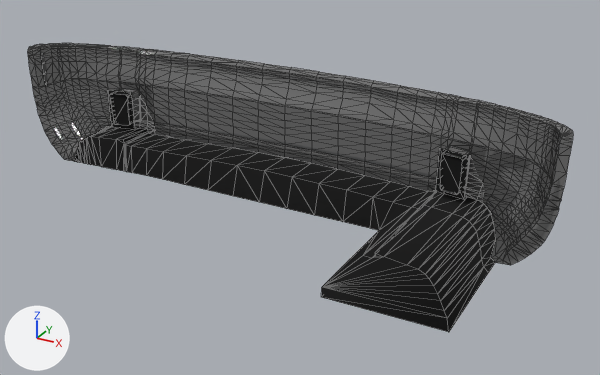
One commit to the glTF model content/cars/nissan_rs13/rearbumper_none.glb: the scene before it, then after it.
Before and after are seen from a camera (50 mm lens) standing at (1.099, 0.248, 1.034) and looking at (0.141, 1.99, 0.163). Every picture has the same lights, and +X, +Y and +Z are marked at lower left. Mesh edges are drawn as thin lines. Where no turn or scale is listed for an object, it has been applied to the vertices.

Names of what the first picture shows: 'nobumper', 'undercarriage'.
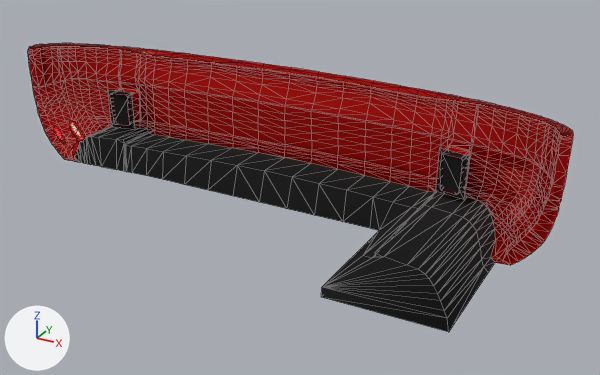
Changed parts and their boxes (x1, y1, x2, y2) in the pictures (600 x 375 px):
'nobumper', surface changed (grey to red): (27, 43, 573, 265) in both

What changed in the scene script:
```text
Change mat_paint:
    where n2 = _N.new('ShaderNodeMix'); n2.name = 'Mix'
    n2.inputs[7].default_value: (0.256, 0.256, 0.256, 1.0) -> (0.503, 0.0, 0.0, 1.0)  # 'B', grey #8a8a8a -> 'B', red #bc0000
```
